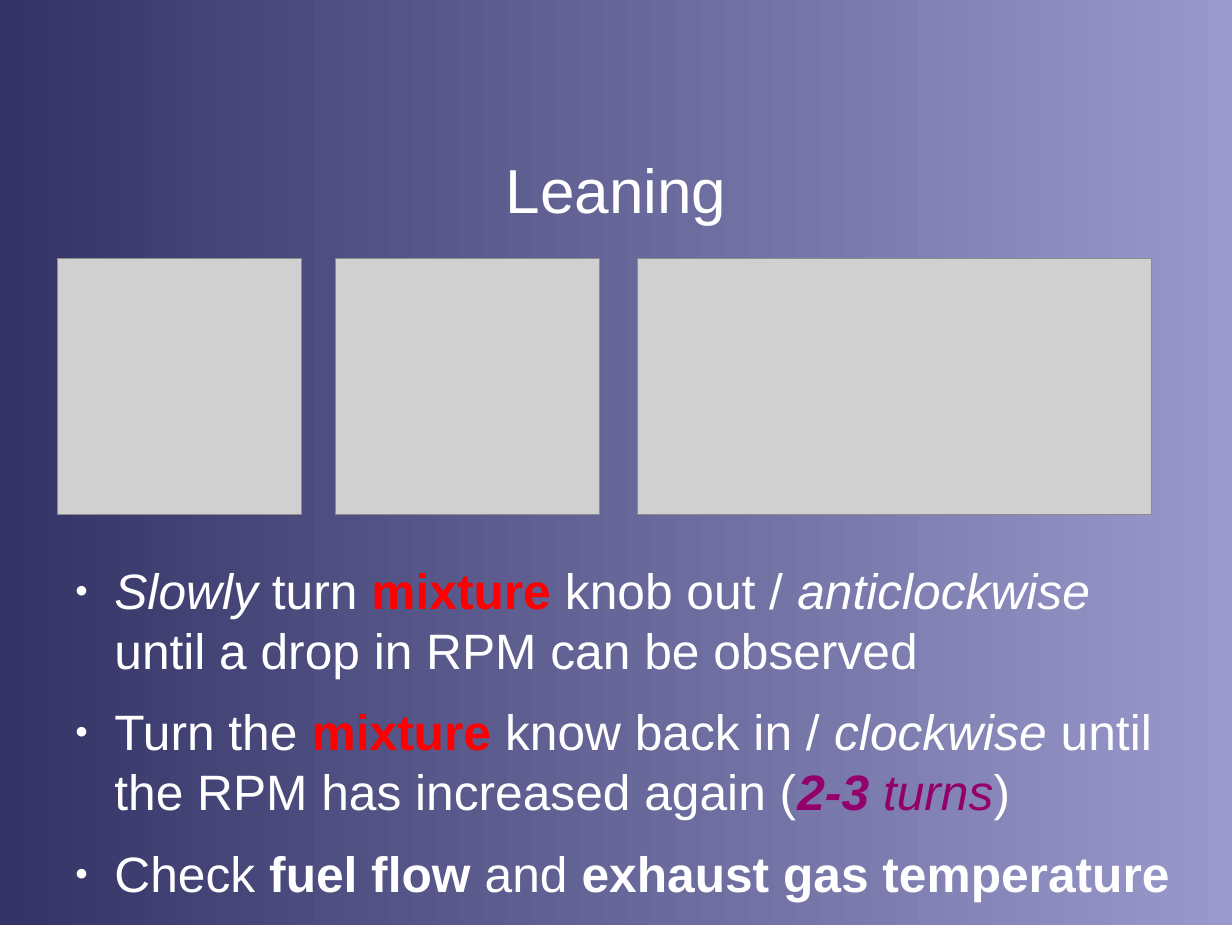
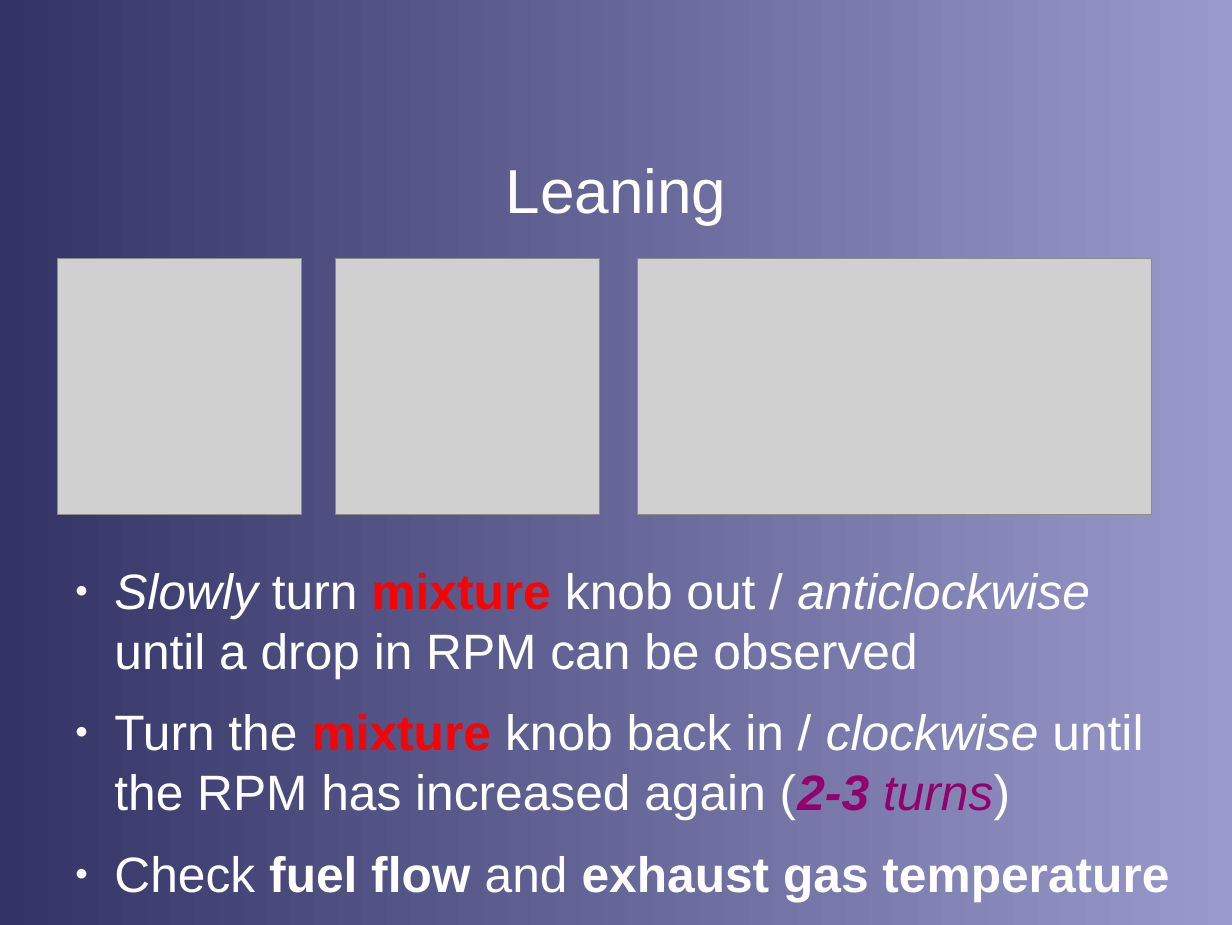
Before and after one commit to stephanheinemann/flight, a slide deck: slide 9 of FI/RangeAndEndurance/RangeAndEndurance.odp. Drawn at 1232x925 pixels with LibreOffice and Linux fonts; fonts in the diff are those of the drawing; grey boxes stand for pictures; background and template pictures are left out. Boxes give left, top, right and bottom in pixels: in the first picture for what was removed or moved away, otherwise in the second. Text is boxed around its words. In the diff, an @@ line names an element or a change of style, - is before the commit and + after.

```diff
--- a/FI/RangeAndEndurance/RangeAndEndurance.odp
+++ b/FI/RangeAndEndurance/RangeAndEndurance.odp
@@ text at box(114, 714, 1143, 820): text changed @@
-● Turn the mixture know back in / clockwise until the RPM has increased again (2-3 turns)
+● Turn the mixture knob back in / clockwise until the RPM has increased again (2-3 turns)
```
Also in this commit, not shown: 3 other slides changed, 1 other file.
